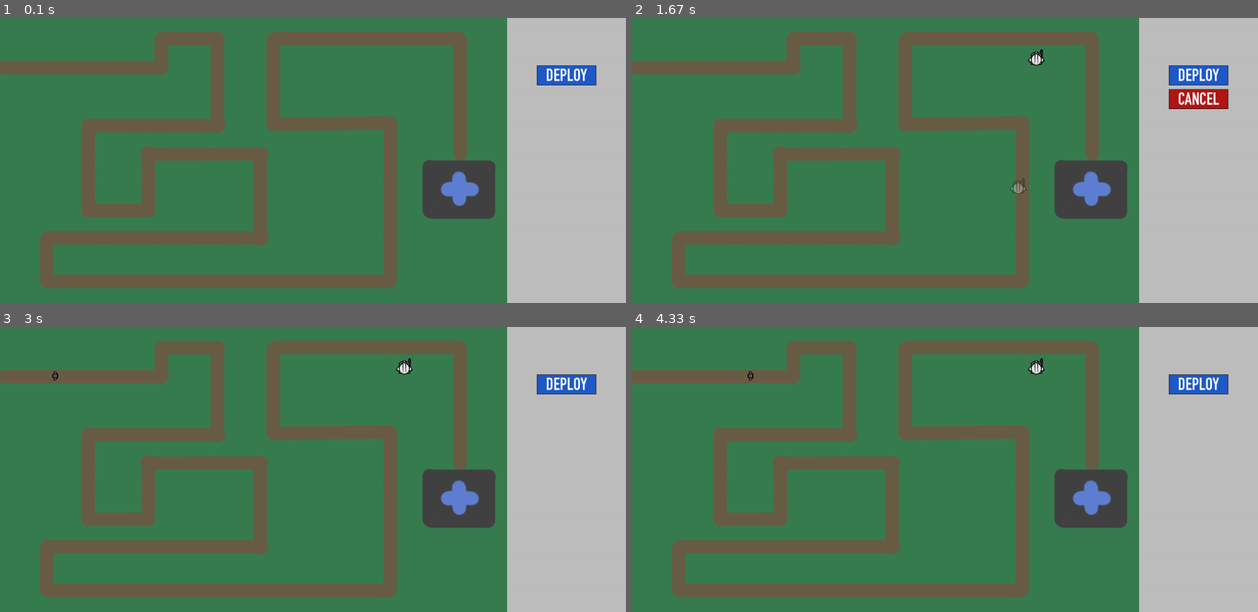
Above: before the commit, frames 1-4 (two rows, left to right).
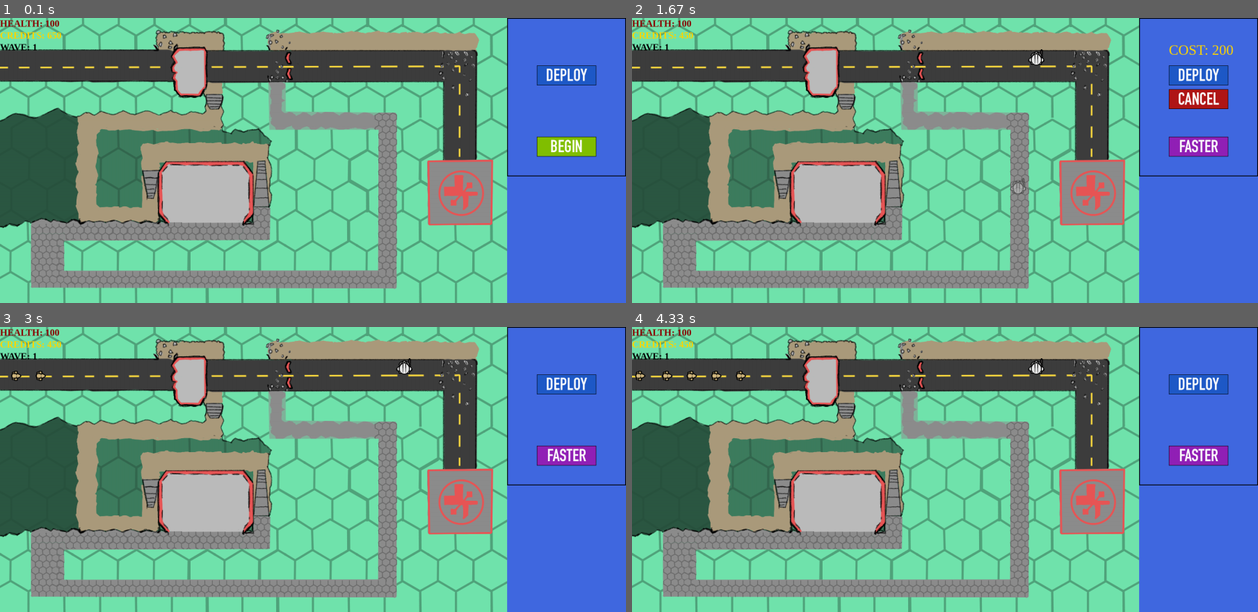
Above: after the commit, the same moments.

Repository: kwalpole/pyGameTD
Game: pygame game, started from pyGameTD/main.py
Same seed, same stepped clock (60 frames per second), same inputs: the game is played once before the commit and once after it.
Inputs (mouse positions are in pixels of both pictures, inside the frame that each line leads up to):
- Up to frame 1 (0.1 s): no input
- Up to frame 2 (1.67 s): click (1195, 146) at 0.38 s; click (1195, 75) at 0.72 s; click (1038, 60) at 1.05 s; click (1020, 186) at 1.38 s
- Up to frame 3 (3 s): click (563, 406) at 1.72 s; click (563, 455) at 2.22 s
- Up to frame 4 (4.33 s): click (1195, 455) at 3.55 s; click (1170, 446) at 3.88 s

The runs differ from the first frame. In frame 1, 96% of the frame differs, in the area x 0-100%, y 0-100%; in frame 2, 96%; in frame 3, 96%; in frame 4, 96%.

Commit message:
Add files via upload

Diff:
--- a/pyGameTD/constants.py
+++ b/pyGameTD/constants.py
@@ -5,11 +5,20 @@
 SCREEN_HEIGHT = TILE_SIZE * ROWS
 SCREEN_WIDTH = TILE_SIZE * COLS
 FPS = 60
+HEALTH = 100
+MONEY = 650
+TOTAL_LEVELS = 4
 
 #trooper constants
 TROOPER_LEVELS = 4
+BUY_COST = 200
+UPGRADE_COST = 100
+KILL_REWARD = 1
+LEVEL_COMPLETE_REWARD = 100
 ANIMATION_FRAMES = 8
 ANIMATION_DELAY = 15
+DAMAGE = 5
 
 #enemy constants
 ENEMY_LEVELS = 4
+SPAWN_COOLDOWN = 500
--- a/pyGameTD/enemy.py
+++ b/pyGameTD/enemy.py
@@ -1,26 +1,31 @@
 #enemy class
 import pygame as pg
 from pygame.math import Vector2
+from enemy_data import ENEMY_DATA
+import constants as c
 import math
 
 class Enemy(pg.sprite.Sprite):
-    def __init__(self, waypoints, image):
+    def __init__(self, waypoints, images, enemy_level):
         pg.sprite.Sprite.__init__(self)
         self.waypoints = waypoints
+        self.enemy_level = enemy_level
         self.pos = Vector2(self.waypoints[0])
         self.target_waypoint = 1
-        self.speed = 2
+        self.health = ENEMY_DATA[self.enemy_level - 1].get("health")
+        self.speed = ENEMY_DATA[self.enemy_level - 1].get("speed")
         self.angle = 0
-        self.original_image = image
+        self.original_image = images[self.enemy_level - 1]
         self.image = pg.transform.rotate(self.original_image, self.angle)
         self.rect = self.image.get_rect()
         self.rect.center = self.pos
 
-    def update(self):
-        self.move()
+    def update(self, world):
+        self.move(world)
         self.rotate()
+        self.check_alive(world)
 
-    def move(self):
+    def move(self, world):
         #define target waypoint
         if self.target_waypoint < len(self.waypoints):
             self.target = Vector2(self.waypoints[self.target_waypoint])
@@ -28,12 +33,14 @@
         else:
             #enemy reached end of path
             self.kill()
+            world.health -= 1
+            world.missed_enemies += 1
 
         #distance to target calculations
         dist = self.movement.length()
         #check if distance is > speed
-        if dist >= self.speed:
-            self.pos += self.movement.normalize() * self.speed
+        if dist >= (self.speed * world.game_speed):
+            self.pos += self.movement.normalize() * (self.speed * world.game_speed)
         else:
             if dist != 0:
                 self.pos += self.movement.normalize() * dist
@@ -49,3 +56,9 @@
         self.image = pg.transform.rotate(self.original_image, self.angle)
         self.rect = self.image.get_rect()
         self.rect.center = self.pos
+
+    def check_alive(self, world):
+        if self.health <=0:
+            world.killed_enemies += 1
+            world.money += c.KILL_REWARD
+            self.kill()
--- /dev/null
+++ b/pyGameTD/enemy_data.py
@@ -0,0 +1,57 @@
+ENEMY_DATA = [
+    {
+        #1
+        "speed" : 2,
+        "health" : 10
+    },
+    {
+        #2
+        "speed" : 3,
+        "health" : 10
+    },
+    {
+        #3
+        "speed" : 1,
+        "health" : 50
+    },
+    {
+        #4
+        "speed" : 6,
+        "health" : 20
+    }
+]
+
+ENEMY_SPAWN_DATA = [
+    {
+        #level 1
+        "1" : 15,
+        "2" : 0,
+        "3" : 0,
+        "4" : 0
+    },
+    {
+        #level 2
+        "1" : 15,
+        "2" : 5,
+        "3" : 1,
+        "4" : 0
+    },
+    {
+        #level 3
+        "1" : 20,
+        "2" : 10,
+        "3" : 5,
+        "4" : 1
+    },
+    {
+        #level 4
+        "1" : 30,
+        "2" : 10,
+        "3" : 10,
+        "4" : 5
+    },
+    {
+        #buffer zone
+        #prevents list index out of range err
+    }
+]
--- a/pyGameTD/levels/level.tmj
+++ b/pyGameTD/levels/level.tmj
@@ -52,7 +52,7 @@
                  "name":"",
                  "polyline":[
                         {
-                         "x":0,
+                         "x":-20,
                          "y":0
                         },
                         {
--- a/pyGameTD/main(draft).py
+++ b/pyGameTD/main(draft).py
@@ -3,6 +3,7 @@
 
 # 1 - import
 import pygame
+print(pygame.font.get_fonts())
 import os
 
 # 2 - Class Building
--- a/pyGameTD/main.py
+++ b/pyGameTD/main.py
@@ -22,8 +22,12 @@
 pg.display.set_caption("PyGame TD")
 
 #game variables
+game_over = False
+game_outcome = 0 # -1 is a loss, 1 is a win
+level_started = False
 placing_troops = False
 selected_trooper = False
+last_enemy_spawn = pg.time.get_ticks()
 
 #load images
 #map
@@ -45,6 +49,27 @@
 deploy_trooper_image = pg.image.load('assets/images/buttons/deploy_trooper.png').convert_alpha()
 cancel_image = pg.image.load('assets/images/buttons/cancel.png').convert_alpha()
 promote_trooper_image = pg.image.load('assets/images/buttons/promote_trooper.png').convert_alpha()
+begin_image = pg.image.load('assets/images/buttons/begin.png').convert_alpha()
+restart_image = pg.image.load('assets/images/buttons/restart.png').convert_alpha()
+fast_forward_image = pg.image.load('assets/images/buttons/fast_forward.png').convert_alpha()
+
+
+#load fonts for showing text
+text_font = pg.font.SysFont("Cambria", 24, bold = True)
+large_font = pg.font.SysFont("Cambria", 36)
+
+#function for drawing text
+def draw_text(text, font, text_col, x, y):
+    img = font.render(text, True, text_col)
+    screen.blit(img, (x, y))
+
+def display_data():
+    #draw panel
+    pg.draw.rect(screen, "royalblue", (c.SCREEN_WIDTH, 0, c.SIDE_PANEL, c.SCREEN_HEIGHT))
+    pg.draw.rect(screen, "black", (c.SCREEN_WIDTH, 0, c.SIDE_PANEL, 400), 2)
+    draw_text("HEALTH: " + str(world.health), text_font, "darkred", 0, 0)
+    draw_text("CREDITS: " + str(world.money), text_font, "gold", 0, 30)
+    draw_text("WAVE: " + str(world.level), text_font, "black", 0, 60)
 
 def create_trooper(mouse_pos):
     mouse_tile_x = mouse_pos[0] // c.TILE_SIZE
@@ -61,6 +86,8 @@
         if spaceFree == True:
             newTrooper = Trooper(trooper_spritesheets, mouse_tile_x, mouse_tile_y)
             trooper_group.add(newTrooper)
+            #deduct cost of turret
+            world.money -= c.BUY_COST
 
 def select_trooper(mouse_pos):
     mouse_tile_x = mouse_pos[0] // c.TILE_SIZE
@@ -81,18 +108,19 @@
 #create world
 world = World(world_data, map_image)
 world.process_data()
+world.process_enemies()
 
 #create groups
 enemy_group = pg.sprite.Group()
 trooper_group = pg.sprite.Group()
 
-enemy = Enemy(world.waypoints, enemy_image)
-enemy_group.add(enemy)
-
 #create buttons
 trooper_button = Button(c.SCREEN_WIDTH + 75, 120, deploy_trooper_image, True)
 cancel_button = Button(c.SCREEN_WIDTH+ 75, 180, cancel_image, True)
-promote_trooper_button = Button(c.SCREEN_WIDTH+ 75, 240, promote_trooper_image, True)
+promote_trooper_button = Button(c.SCREEN_WIDTH+ 75, 180, promote_trooper_image, True)
+begin_button = Button(c.SCREEN_WIDTH+ 75, 300, begin_image, True)
+restart_button = Button(660, 360, restart_image, True)
+fast_forward_button = Button(c.SCREEN_WIDTH+ 75, 300, fast_forward_image, False)
 
 #game loop
 running = True
@@ -101,17 +129,26 @@
     clock.tick(c.FPS)
 
     # UPDATES ###########################
-    # update groups
-    enemy_group.update()
-    trooper_group.update(enemy_group)
-
-    #highlight trooper
-    if selected_trooper:
-        selected_trooper.selected = True
+
+    if game_over == False:
+        #check if player has lost
+        if world.health <= 0:
+            game_over = True
+            game_outcome = -1
+        #check if player has won
+        if world.level > c.TOTAL_LEVELS:
+            game_over = True
+            game_outcome = 1
+
+        # update groups
+        enemy_group.update(world)
+        trooper_group.update(enemy_group, world)
+
+        #highlight trooper
+        if selected_trooper:
+            selected_trooper.selected = True
 
     # DRAW #############################
-
-    screen.fill("gray")
 
     #draw level
     world.draw(screen)
@@ -121,27 +158,82 @@
     for trooper in trooper_group:
         trooper.draw(screen)
 
-    #draw buttons
-    #button for placing troops
-    if trooper_button.draw(screen):
-        placing_troops = True
-    #if placing turrets, show cancel button
-    if placing_troops == True:
-        #change cursor image
-        cursor_rect = cursor_icon.get_rect()
-        cursor_pos = pg.mouse.get_pos()
-        cursor_rect.center = cursor_pos
-        if cursor_pos[0]<= c.SCREEN_WIDTH:
-            screen.blit(cursor_icon, cursor_rect)
-
-        if cancel_button.draw(screen):
+    display_data()
+
+    if game_over == False:
+        #check if level has started
+        if level_started == False:
+            if begin_button.draw(screen):
+                level_started = True
+        else:
+            #fast forward option
+            world.game_speed = 1
+            if fast_forward_button.draw(screen):
+                world.game_speed = 2
+            #spawn enemies
+            if pg.time.get_ticks() - last_enemy_spawn > c.SPAWN_COOLDOWN:
+                if world.spawned_enemies < len(world.enemy_list):
+                    enemy_level = int(world.enemy_list[world.spawned_enemies])
+                    enemy = Enemy(world.waypoints, enemy_images, enemy_level)
+                    enemy_group.add(enemy)
+                    world.spawned_enemies += 1
+                    last_enemy_spawn = pg.time.get_ticks()
+
+        #check if level is over
+        if world.check_level_complete() == True:
+            world.money += c.LEVEL_COMPLETE_REWARD
+            world.level += 1
+            level_started = False
+            last_enemy_spawn = pg.time.get_ticks()
+            world.reset_level()
+            world.process_enemies()
+
+        #draw buttons
+        #button for placing troops
+        if trooper_button.draw(screen):
+            placing_troops = True
+        #if placing turrets, show cancel button
+        if placing_troops == True:
+            #change cursor image
+            cursor_rect = cursor_icon.get_rect()
+            cursor_pos = pg.mouse.get_pos()
+            cursor_rect.center = cursor_pos
+            #display cost of placing trooper
+            draw_text("COST: " + str(c.BUY_COST), large_font, "gold", c.SCREEN_WIDTH+ 75, 60)
+            if cursor_pos[0]<= c.SCREEN_WIDTH:
+                screen.blit(cursor_icon, cursor_rect)
+            if cancel_button.draw(screen):
+                placing_troops = False
+        #if trooper is selected show promote button
+        if selected_trooper:
+            #show upgrade cost
+            draw_text("COST: " + str(c.UPGRADE_COST), large_font, "gold", c.SCREEN_WIDTH + 75, 60)
+            #if trooper can be upgraded then show the upgrade button
+            if selected_trooper.upgrade_level < c.TROOPER_LEVELS:
+                if promote_trooper_button.draw(screen):
+                    if world.money >= c.UPGRADE_COST:
+                        selected_trooper.upgrade()
+                        world.money -= c.UPGRADE_COST
+    else:
+        if game_outcome == -1:
+            pg.draw.rect(screen, "firebrick", (530, 250, 400, 200), border_radius=30)
+            draw_text("GAME OVER", large_font, "black", 640, 300)
+        elif game_outcome == 1:
+            pg.draw.rect(screen, "steelblue", (530, 250, 400, 200), border_radius=30)
+            draw_text("YOU WON!", large_font, "black", 645, 300)
+        #restart level
+        if restart_button.draw(screen):
+            game_over = False
+            level_started = False
             placing_troops = False
-    #if trooper is selected show promote button
-    if selected_trooper:
-        #if trooper can be upgraded then show the upgrade button
-        if selected_trooper.upgrade_level < c.TROOPER_LEVELS:
-            if promote_trooper_button.draw(screen):
-                selected_trooper.upgrade()
+            selected_trooper = None
+            last_enemy_spawn = pg.time.get_ticks()
+            world = World(world_data, map_image)
+            world.process_data()
+            world.process_enemies()
+            #empty groups
+            enemy_group.empty()
+            trooper_group.empty()
 
     #event handler
     for event in pg.event.get():
@@ -157,7 +249,9 @@
                 selected_trooper = None
                 clear_selection()
                 if placing_troops == True:
-                    create_trooper(mouse_pos)
+                    #check if they got enough dough for a trooper
+                    if world.money >= c.BUY_COST:
+                        create_trooper(mouse_pos)
                 else:
                     selected_trooper = select_trooper(mouse_pos)
     #update display
--- a/pyGameTD/trooper.py
+++ b/pyGameTD/trooper.py
@@ -50,12 +50,12 @@
             animation_list.append(temp_img)
         return animation_list
 
-    def update(self, enemy_group):
+    def update(self, enemy_group, world):
         #if target picked, play animation
         if self.target:
             self.play_animation()
         else:
-            if pg.time.get_ticks() - self.last_shot > self.cooldown:
+            if pg.time.get_ticks() - self.last_shot > (self.cooldown / world.game_speed):
                 self.pick_target(enemy_group)
 
 
@@ -65,12 +65,15 @@
         y_dist = 0
         #check distance to enemy to see if in range
         for enemy in enemy_group:
-            x_dist = enemy.pos[0] - self.x
-            y_dist = enemy.pos[1] - self.y
-            dist = math.sqrt(x_dist**2 + y_dist**2)
-            if dist <= self.range:
-                self.target = enemy
-                self.angle = math.degrees(math.atan2(-y_dist, x_dist))
+            if enemy.health > 0:
+                x_dist = enemy.pos[0] - self.x
+                y_dist = enemy.pos[1] - self.y
+                dist = math.sqrt(x_dist**2 + y_dist**2)
+                if dist <= self.range:
+                    self.target = enemy
+                    self.angle = math.degrees(math.atan2(-y_dist, x_dist))
+                    self.target.health -= c.DAMAGE
+                    break
 
     def play_animation(self):
         #update img
--- a/pyGameTD/trooper_data.py
+++ b/pyGameTD/trooper_data.py
@@ -1,21 +1,21 @@
 TROOPER_DATA = [
     {
         #1
-        "range" : 90,
-        "cooldown" : 1500,
+        "range" : 150,
+        "cooldown" : 1200,
     },
     {
         #2
-        "range" : 110,
-        "cooldown" : 1200,
+        "range" : 180,
+        "cooldown" : 1000,
     },
     {
         #3
-        "range" : 125,
-        "cooldown" : 1000,},
+        "range" : 210,
+        "cooldown" : 800,},
     {
         #4
-        "range" : 150,
-        "cooldown" : 900,
-    },
+        "range" : 250,
+        "cooldown" : 600,
+    }
 ]
--- a/pyGameTD/world.py
+++ b/pyGameTD/world.py
@@ -1,11 +1,22 @@
 import pygame as pg
+from enemy_data import ENEMY_SPAWN_DATA
+import random as rand
+import constants as c
 
 class World():
     def __init__(self, data, map_image):
+        self.level = 1
+        self.game_speed = 1
+        self.health = c.HEALTH
+        self.money = c.MONEY
         self.tile_map = []
         self.waypoints = []
         self.level_data = data
         self.image = map_image
+        self.enemy_list = []
+        self.spawned_enemies = 0
+        self.killed_enemies = 0
+        self.missed_enemies = 0
 
     def process_data(self):
         #grab the waypoints
@@ -24,5 +35,26 @@
             temp_y = point.get("y")
             self.waypoints.append((temp_x, temp_y))
 
+    def process_enemies(self):
+        #extract spawn data
+        enemies = ENEMY_SPAWN_DATA[self.level - 1]
+        for enemy_type in enemies:
+            enemies_to_spawn = enemies[enemy_type]
+            for enemy in range(enemies_to_spawn):
+                self.enemy_list.append(enemy_type)
+        #randomize the enemies
+        rand.shuffle(self.enemy_list)
+
+
+    def check_level_complete(self):
+        if (self.killed_enemies + self.missed_enemies == len(self.enemy_list)):
+            return True
+
+    def reset_level(self):
+        self.enemy_list = []
+        self.spawned_enemies = 0
+        self.killed_enemies = 0
+        self.missed_enemies = 0
+
     def draw(self, surface):
         surface.blit(self.image, (0,0))
Binary file added: pyGameTD/levels/level (blocking).png
Binary file added: pyGameTD/levels/level (sketch).png
Binary file changed: pyGameTD/levels/level.png
